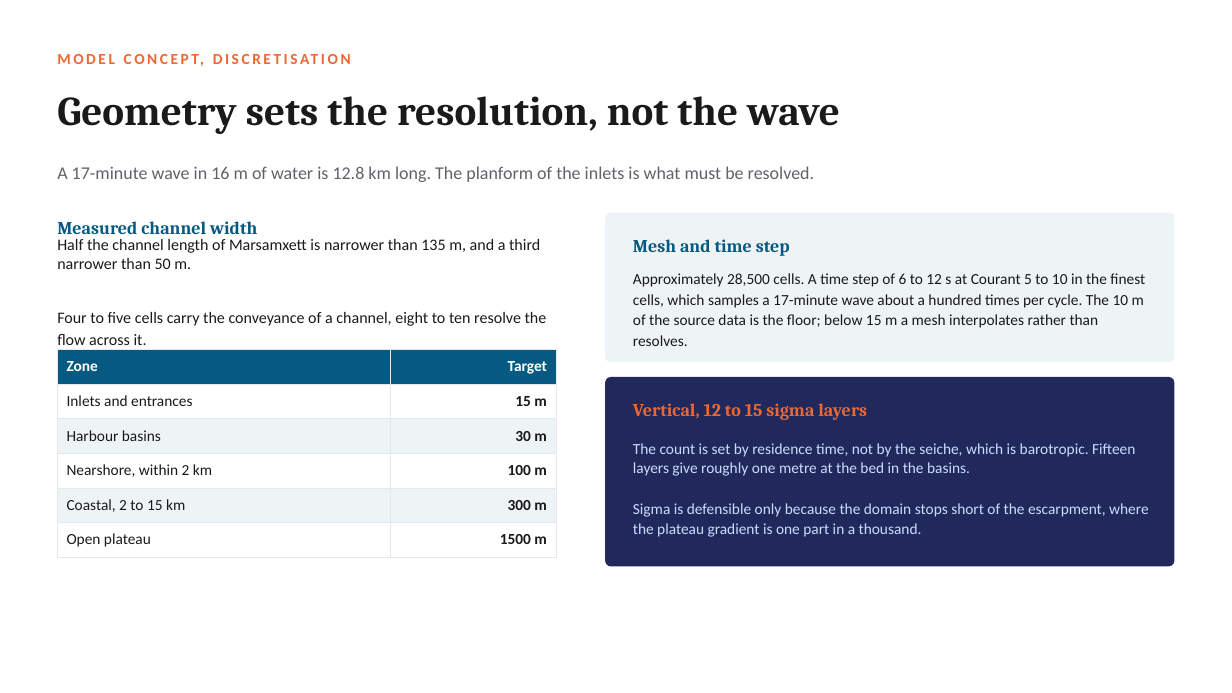
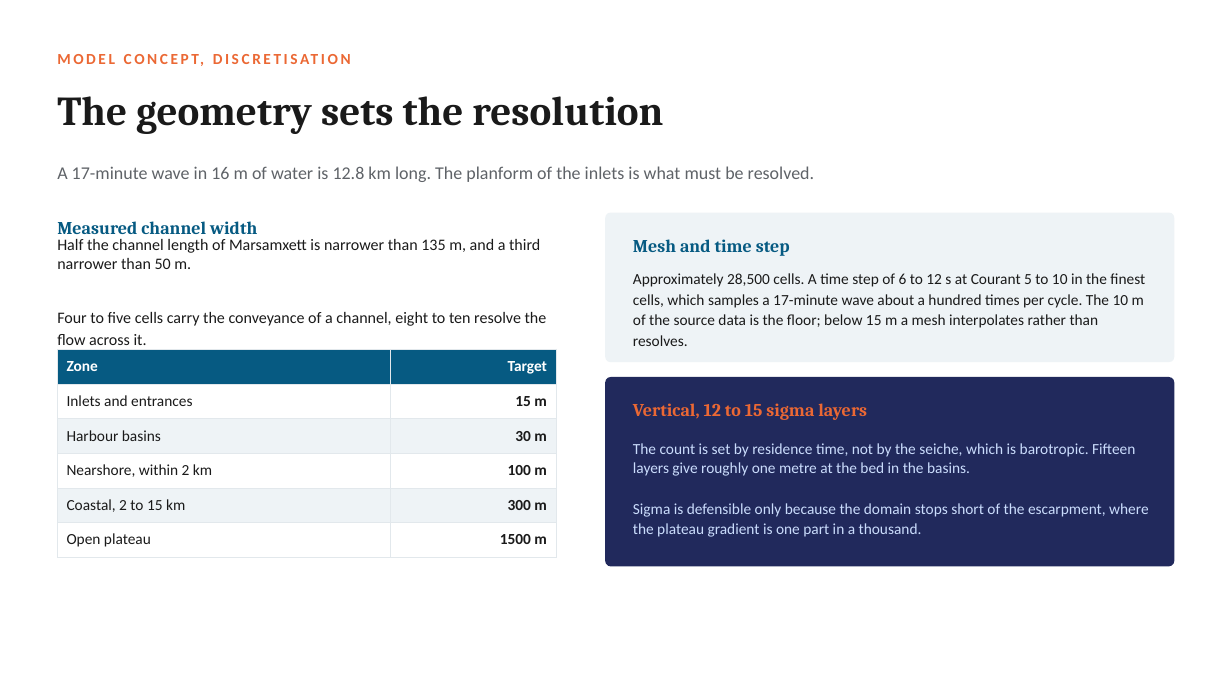
Before and after one commit to cicero-martins/MaltaDT, a slide deck: slide 7 of docs/valletta_model_concept_2026-09-25.pptx. Drawn at 1232x693 pixels with LibreOffice and Linux fonts; fonts in the diff are those of the drawing. Boxes give left, top, right and bottom in pixels: in the first picture for what was removed or moved away, otherwise in the second. Text is boxed around its words. In the diff, an @@ line names an element or a change of style, - is before the commit and + after.

```diff
--- a/docs/valletta_model_concept_2026-09-25.pptx
+++ b/docs/valletta_model_concept_2026-09-25.pptx
@@ text at bbox=[57, 96, 663, 134]: text changed @@
-Geometry sets the resolution, not the wave
+The geometry sets the resolution
```
Also in this commit, not shown: 8 other slides changed, 3 other files.
